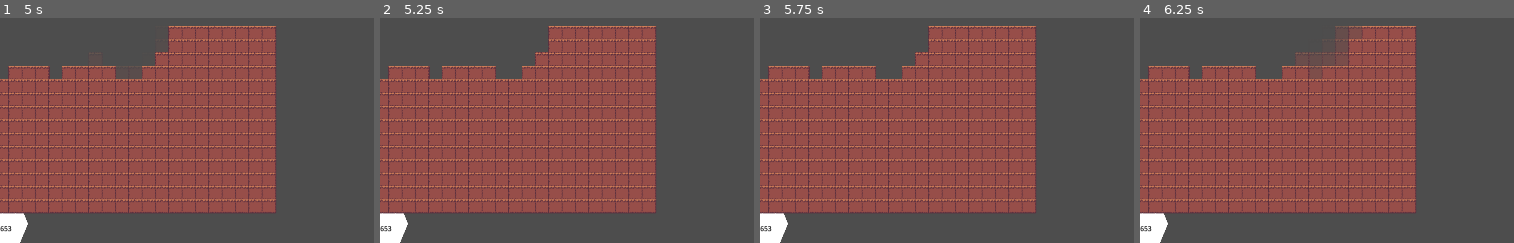
Above: before the commit, frames 1-4 (left to right).
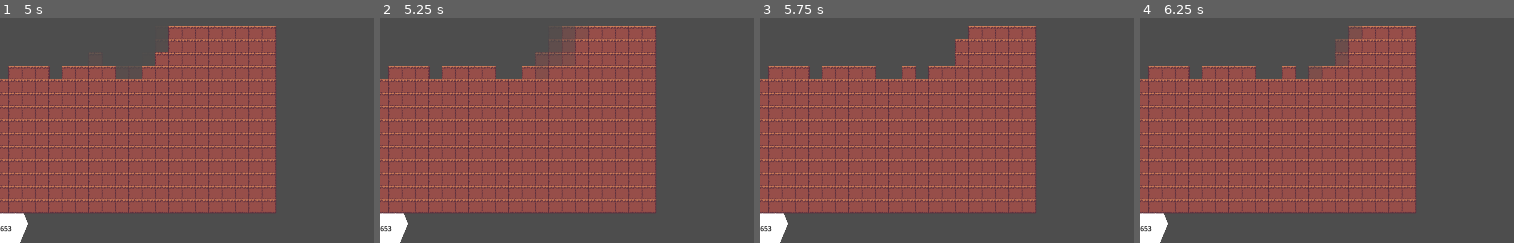
Above: after the commit, the same moments.

Repository: Neomania/DaveAndTimsMiningAdventure
Game: Godot game, scene res://Scenes/main.tscn
Two runs of this game, one before a commit and one after it. Both use one fixed random seed, a clock stepped at 60 frames per second and the inputs below. The engine's default icon, where the game draws it, is replaced by a stand-in: a white triangle on a blue panel in a dark square.
Inputs (mouse positions are % of the whole screen's width and height, from its top left):
- Up to frame 1 (5 s): move the mouse to (32, 50) at 0.52 s; hold Right (ui_right) 0.53-1.28 s; click (32, 50) at 0.6 s; tap Space (ui_select) at 0.77, 0.8, 1.07, 1.35, 1.52, 1.82, 2.3, 3.02, 3.32, 3.77, 3.8, 4.07, 4.52, 4.82 s; move the mouse to (39, 50) at 1.27 s; hold Down (ui_down) 1.28-2.03 s; click (39, 50) at 1.55 s; move the mouse to (45, 50) at 2.02 s; hold Right (ui_right) 2.03-2.78 s; tap Z (game_pickup) at 2.1 s; move the mouse to (46, 50) at 2.77 s; hold Up (ui_up) 2.78-3.53 s; click (46, 50) at 2.85 s; move the mouse to (53, 50) at 3.52 s; hold Q 3.53-4.28 s; hold Left (ui_left) from 3.53 s (still down); move the mouse to (56, 50) at 4.27 s; tap E at 4.35 s; click (56, 50) at 4.55 s
- Up to frame 2 (5.25 s): move the mouse to (61, 50) at 5.02 s; release Left (ui_left) at 5.03 s; hold Down (ui_down) from 5.03 s (still down); click (61, 50) at 5.1 s
- Up to frame 3 (5.75 s): keep holding Down (ui_down); tap Space (ui_select) at 5.3 s
- Up to frame 4 (6.25 s): tap Enter at 5.75 s; move the mouse to (62, 50) at 5.77 s; release Down (ui_down) at 5.78 s; hold Right (ui_right) from 5.78 s (still down); tap Space (ui_select) at 5.85, 6.02 s; click (62, 50) at 6.05 s
The pictures show only the part of the screen within x 39-89%, y 47-97%; the shares and areas given below are measured in that part.

Frame 1 is identical in both runs. In frame 2, 1.2% of the frame differs, in the area x 41-56%, y 3-22%; in frame 3, 1.9%, in the area x 41-56%, y 3-28%; in frame 4, 0.8%.

Commit message:
Remove signals from tiles and add them to shovel tools
The perf is still not that much better when there are thousands of tiles. But turning off the signals completely reveals that it is not due to the signal processing load anymore.

Diff:
--- a/Scenes/Prefabs/ShovelUse.tscn
+++ b/Scenes/Prefabs/ShovelUse.tscn
@@ -1,11 +1,13 @@
-[gd_scene load_steps=3 format=3 uid="uid://dkgadhsngwghx"]
+[gd_scene load_steps=4 format=3 uid="uid://dkgadhsngwghx"]
 
 [ext_resource type="Texture2D" uid="uid://ty1wt7fgwf0t" path="res://icon.svg" id="1_b2tq0"]
+[ext_resource type="Script" path="res://Scripts/ShovelUse.gd" id="1_t58a0"]
 
 [sub_resource type="CircleShape2D" id="CircleShape2D_swb5a"]
 radius = 100.0
 
 [node name="Area2D" type="Area2D"]
+script = ExtResource("1_t58a0")
 
 [node name="DebugShape" type="Sprite2D" parent="."]
 visible = false
@@ -13,3 +15,5 @@
 
 [node name="CollisionShape2D" type="CollisionShape2D" parent="."]
 shape = SubResource("CircleShape2D_swb5a")
+
+[connection signal="body_entered" from="." to="." method="_on_body_entered"]
--- a/Scenes/Prefabs/Tile1.gd
+++ b/Scenes/Prefabs/Tile1.gd
@@ -1,8 +1,4 @@
 extends StaticBody2D
-
-signal mouse_on_tile(tile)
-signal mouse_off_tile(tile)
-signal area_entered(area, tile)
 
 # Called when the node enters the scene tree for the first time.
 func _ready():
@@ -16,15 +12,3 @@
 		$Sprite2D.modulate.a -= delta * 2.0
 	if $Sprite2D.modulate.a <= 0.0:
 		self.queue_free()
-
-
-func _on_area_2d_mouse_entered():
-	mouse_on_tile.emit(self)
-
-
-func _on_area_2d_mouse_exited():
-	mouse_off_tile.emit(self)
-
-
-func _on_area_2d_area_entered(area):
-	area_entered.emit(area, self)
--- a/Scenes/Prefabs/Tile1.tscn
+++ b/Scenes/Prefabs/Tile1.tscn
@@ -9,8 +9,12 @@
 [sub_resource type="RectangleShape2D" id="RectangleShape2D_b2off"]
 size = Vector2(30.5, 31)
 
-[node name="StaticBody2D" type="StaticBody2D" groups=["Tile"]]
+[node name="Tile1" type="StaticBody2D" groups=["Tile"]]
 script = ExtResource("1_a7pc2")
+
+[node name="Sprite2D" type="Sprite2D" parent="."]
+scale = Vector2(1.1, 1.1)
+texture = ExtResource("1_vkuib")
 
 [node name="Area2D" type="Area2D" parent="."]
 
@@ -21,10 +25,6 @@
 position = Vector2(-0.25, 0.25)
 shape = SubResource("RectangleShape2D_b2off")
 
-[node name="Sprite2D" type="Sprite2D" parent="."]
-scale = Vector2(1.1, 1.1)
-texture = ExtResource("1_vkuib")
-
 [connection signal="area_entered" from="Area2D" to="." method="_on_area_2d_area_entered"]
 [connection signal="mouse_entered" from="Area2D" to="." method="_on_area_2d_mouse_entered"]
 [connection signal="mouse_exited" from="Area2D" to="." method="_on_area_2d_mouse_exited"]
--- a/Scenes/main.tscn
+++ b/Scenes/main.tscn
@@ -51,8 +51,8 @@
 [node name="Tiles" type="Node2D" parent="."]
 script = ExtResource("6_0dkkr")
 tile_prefab = ExtResource("7_kelcn")
-max_width_viewport = 2
-max_height_viewport = 2
+max_width_viewport = 1
+max_height_viewport = 1
 
 [node name="DebugOverlay" type="CanvasLayer" parent="."]
 
--- a/Scripts/ShovelTool.gd
+++ b/Scripts/ShovelTool.gd
@@ -7,6 +7,12 @@
 func _ready():
 	pass # Replace with function body.
 
+func call_area_entered(area, toolUse):
+	var distance = toolUse.global_position - area.global_position
+	var maxDistance = toolUse.get_node("CollisionShape2D").shape.radius
+	var a = (distance.length() / maxDistance)
+	if a < 1.0:
+		area.get_node("Sprite2D").modulate.a -= 1.0 - a
 
 # Called every frame. 'delta' is the elapsed time since the previous frame.
 func _process(_delta):
@@ -14,7 +20,7 @@
 		# spend resource
 		if $/root/Node2D/Resources.resourceAmount > 5:
 			$/root/Node2D/Resources.resourceAmount -= 5
-			if  $"../Tiles".current_hover_tile != null: #hovering over a tile
-				var shovel = shovel_use.instantiate()
-				shovel.position = get_global_mouse_position()
-				add_child(shovel)
+			var shovelUse = shovel_use.instantiate()
+			shovelUse.position = get_global_mouse_position()
+			shovelUse.connect("area_entered_tool_use", call_area_entered)
+			add_child(shovelUse)
--- /dev/null
+++ b/Scripts/ShovelUse.gd
@@ -0,0 +1,21 @@
+extends Area2D
+
+signal area_entered_tool_use(area, tool_use)
+var timeToDelSecs = 0.2
+var timeAlive = 0.0
+
+# Called when the node enters the scene tree for the first time.
+func _ready():
+	pass # Replace with function body.
+
+
+# Called every frame. 'delta' is the elapsed time since the previous frame.
+func _process(delta):
+	if timeAlive > timeToDelSecs:
+		self.queue_free()
+	timeAlive += delta
+
+
+func _on_body_entered(body):
+	if body.is_in_group("Tile"):
+		area_entered_tool_use.emit(body, self)
--- a/Scripts/Tiles.gd
+++ b/Scripts/Tiles.gd
@@ -5,30 +5,13 @@
 @export var max_width_viewport : int = 3
 @export var max_height_viewport : int = 5
 
-var current_hover_tile
-
 # Called when the node enters the scene tree for the first time.
 func _ready():
 	createTileMap()
 
-func call_mouse_on_tile(on_tile):
-	current_hover_tile = on_tile
-
-func call_mouse_off_tile(off_tile):
-	if current_hover_tile == off_tile:
-		current_hover_tile = null
-
-func call_area_entered(area, tile):
-	var distance = area.global_position - tile.global_position
-	var maxDistance = area.get_node("CollisionShape2D").shape.radius
-	var a = (distance.length() / maxDistance)
-	if a < 1.0:
-		tile.get_node("Sprite2D").modulate.a -= 1.0 - a
-
-
 func createTileMap():
-	var w : int = randi_range(1, max_width_viewport) * get_viewport().size.x
-	var h : int = randi_range(1, max_height_viewport) * get_viewport().size.y
+	var w : int = max_width_viewport * get_viewport().size.x
+	var h : int = max_height_viewport * get_viewport().size.y
 	var numTilesX : int = w / tile_graphics_pixelSize
 	var numTilesY : int =  h / tile_graphics_pixelSize
 	var start_x : int = -(numTilesX / 2) * tile_graphics_pixelSize
@@ -43,14 +26,8 @@
 			var tile = tile_prefab.instantiate() as StaticBody2D
 			tile.position.x = start_x + tile_graphics_pixelSize * j
 			tile.position.y = start_y + tile_graphics_pixelSize * i
-			tile.connect("mouse_on_tile", call_mouse_on_tile) #dynamic connection to the mouse on tile event
-			tile.connect("mouse_off_tile", call_mouse_off_tile) #dynamic connection to the mouse off tile event
-			tile.connect("area_entered", call_area_entered)
 			add_child(tile)
 
 # Called every frame. 'delta' is the elapsed time since the previous frame.
 func _process(_delta):
 	pass
-	# When mouse clicked, and it is hovering over a tile then use the selected tool on the tile / tile area.
-	#if Input.is_action_just_pressed("ui_select"):
-	#	createTileMap()
